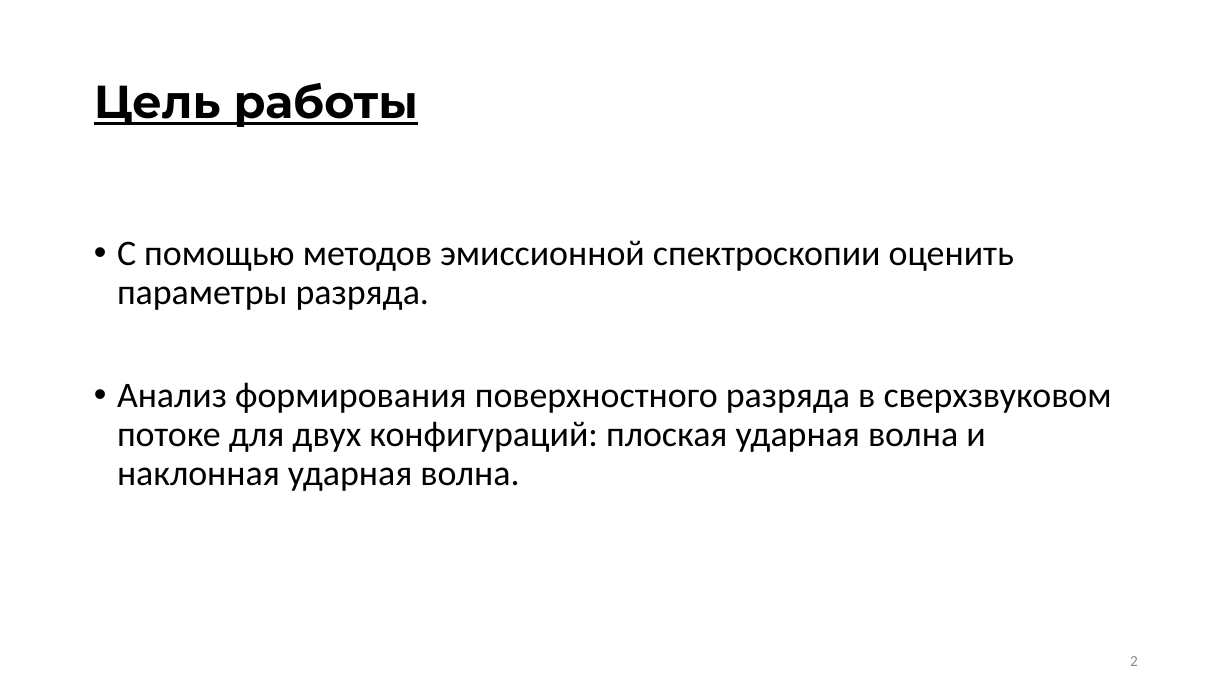
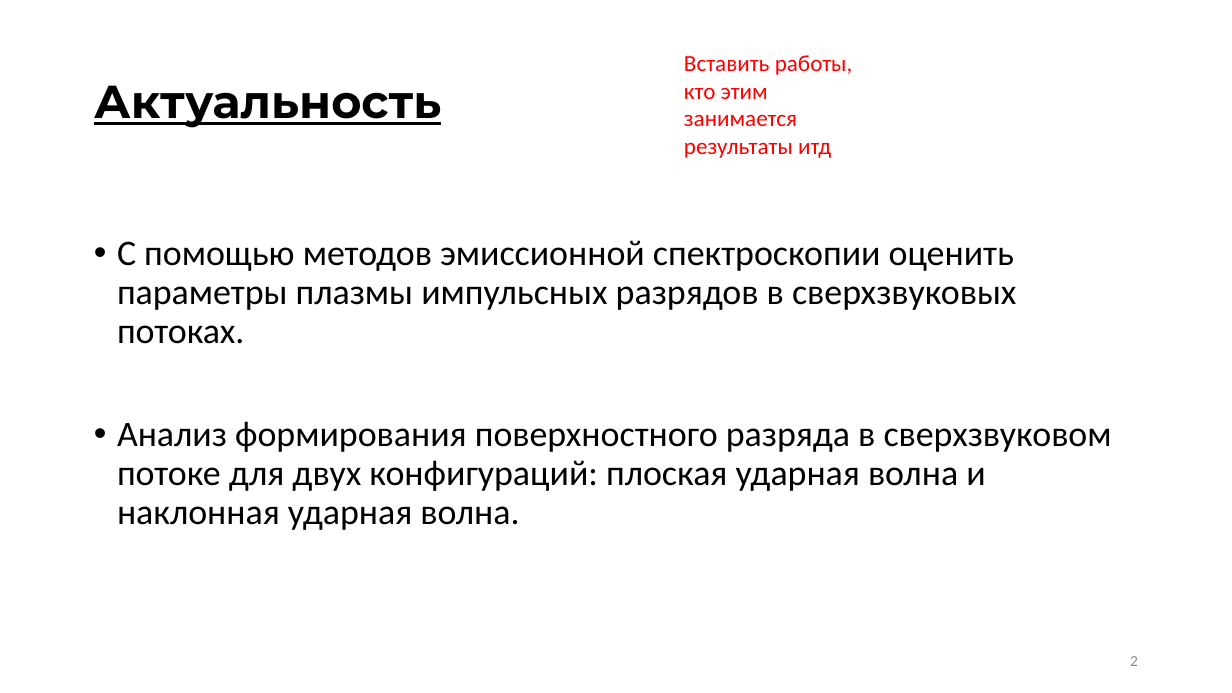
Before and after one commit to ulanich/msu, a slide deck: slide 2 of МАГ.ДИСС/предзащита.pptx. Drawn at 1232x693 pixels with LibreOffice and Linux fonts; fonts in the diff are those of the drawing. Boxes give left, top, right and bottom in pixels: in the first picture for what was removed or moved away, otherwise in the second. Text is boxed around its words. In the diff, an @@ line names an element or a change of style, - is before the commit and + after.

```diff
--- a/МАГ.ДИСС/предзащита.pptx
+++ b/МАГ.ДИСС/предзащита.pptx
@@ text added at (684,55,853,158), 18 pt, text #FF0000 @@
+Вставить работы, кто этим занимается результаты итд
@@ title at (94,85,441,128): text changed @@
-Цель работы
+Актуальность
@@ text at (117,240,1016,344): text changed @@
-• С помощью методов эмиссионной спектроскопии оценить параметры разряда.
+• С помощью методов эмиссионной спектроскопии оценить параметры плазмы импульсных разрядов в сверхзвуковых потоках.
```
Also in this commit, not shown: 14 other slides changed, 6 slides added, 3 other files.
